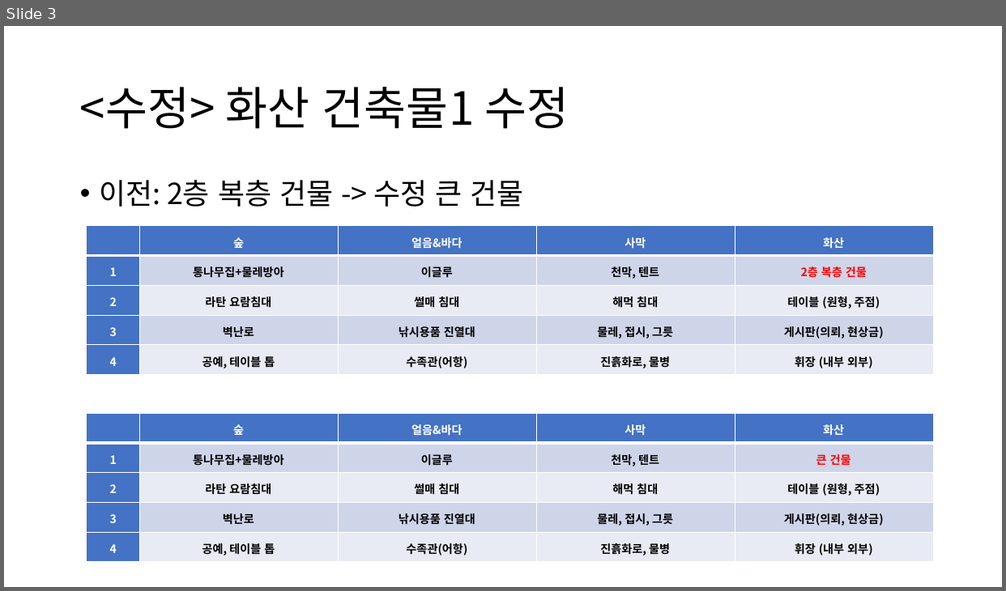
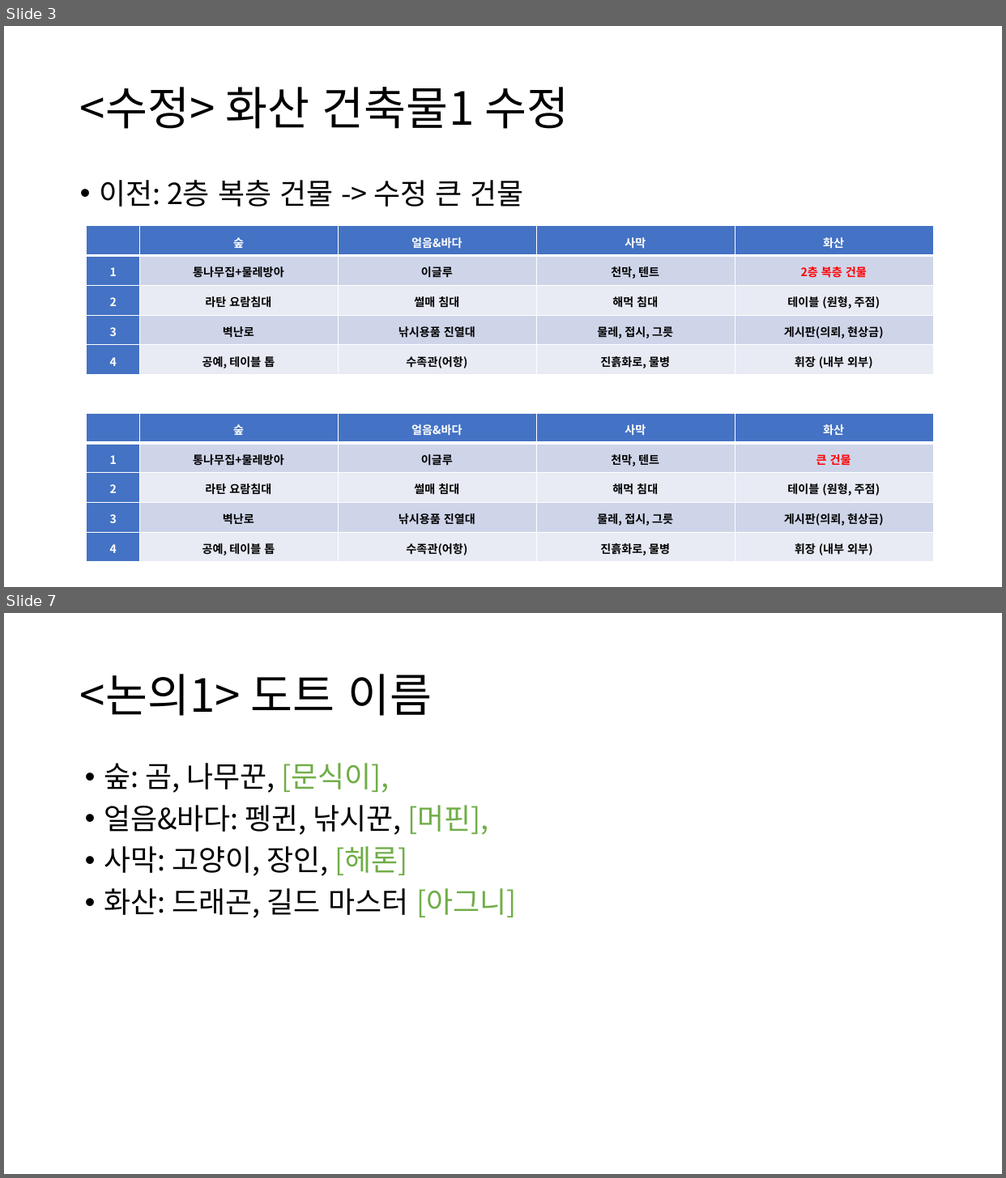
Before and after one commit to NohDaambi/Dot-Breeder, a slide deck: 기획자료/0720 기획 내용 변경.pptx. Shown one above the other, each under a label of ours: slide 3 before the commit, slides 3 and 7 after it; the slides between them are not shown. The pictures are 1006x591 and 1006x1178 pixels, drawn with LibreOffice and Linux fonts; fonts in the diff are those of the drawing. Boxes give left, top, right and bottom in pixels: in the first picture for what was removed or moved away, otherwise in the second. Text is boxed around its words. In the diff, an @@ line names an element or a change of style, - is before the commit and + after.

```diff
--- a/기획자료/0720 기획 내용 변경.pptx
+++ b/기획자료/0720 기획 내용 변경.pptx
@@ slide 7 added at box(4, 613, 1002, 1174), background #FFFFFF @@
@@ title added at box(80, 674, 432, 716), 44 pt, text #000000 @@
+<논의1> 도트 이름
@@ text added at box(104, 763, 516, 918), 28 pt, text #000000 @@
+• 숲: 곰, 나무꾼, [문식이],
+• 얼음&바다: 펭귄, 낚시꾼, [머핀],
+• 사막: 고양이, 장인, [헤론]
+• 화산: 드래곤, 길드 마스터 [아그니]
```
Also in this commit, not shown: 3 slides changed, 50 other files.
